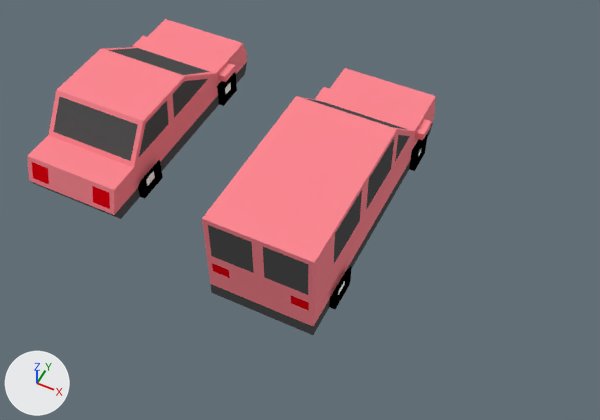
The Blender file Assets/Prefabs/Imported/car.blend: old version first, new version second.
One viewpoint serves both versions: a 50 mm lens placed at (6.35, -9.65, 12.02), pointed at (1.67, -0.27, 0.3). Arrows for +X, +Y and +Z are at lower left; the lights stay in place.

In view in the first picture: 'Mini Truck', 'Sedan'.
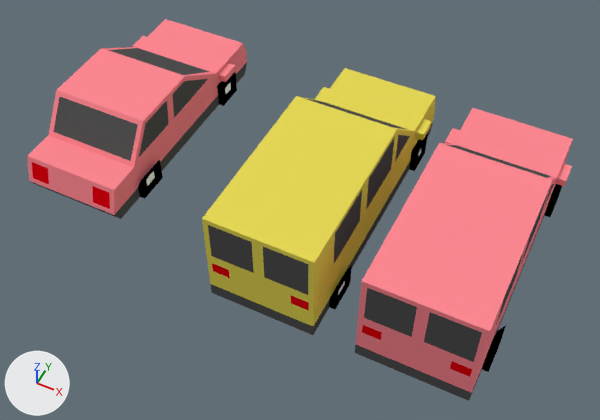
Commit message: 1. Added Yellow Truck Art

What differs and where, as boxes (x1, y1, x2, y2) in the pictures (600 x 420 px):
'Mini Truck.001', added (pink)
    after: (355, 108, 573, 401)
    faces in mat_material (pink #ff8993): (356, 108, 573, 393)
    faces in mat_bodykit (dark grey #545454): (355, 145, 554, 401)
    faces in mat_wheel (black #000000): (482, 184, 562, 372)
    faces in mat_breaklight (red #e70010): (362, 325, 472, 377)
part 1 of me_cube, recoloured (pink to yellow)
    both: (264, 68, 436, 239)
part 2 of me_cube, recoloured (pink to yellow)
    both: (202, 138, 369, 326)

The change, as a list of edits to the scene's bpy script:
```text
Add mat_yellow:
    mat_yellow = diffuse_material('Yellow')
    mat_yellow.base_color = (0.8, 0.693, 0.0943)  # yellow #e7d957
Change me_cube:
    where me_cube.from_pydata(...)  # 117 vertices, 104 faces; spans x -1.18..0.0, y -2.5..3.23, z 0.0..2.0
    used by ob_mini_truck; location = (2.03, 0.0, 0.0)
    me_cube part 1: 30 of the faces centred in x -1.18..-0.27, y 0.2..3.23, z 0.39..2.0 switch from mat_material (pink #ff8993) to mat_yellow (yellow #e7d957)
    me_cube part 2: 21 of the faces centred in x -1.0..-0.05, y -2.5..-0.54, z 0.47..2.0 switch from mat_material (pink #ff8993) to mat_yellow (yellow #e7d957)
Add me_cube_002:
    me_cube_002.from_pydata(...)  # 117 vertices, 104 faces; spans x -1.18..0.0, y -2.5..3.23, z 0.0..2.0
    # faces by material slot: [58, 30, 3, 12, 1]
    me_cube_002.materials.append(mat_material)  # pink #ff8993
    me_cube_002.materials.append(mat_wheel)  # black #000000
    me_cube_002.materials.append(mat_rim)  # white #ffffff
    me_cube_002.materials.append(mat_bodykit)  # dark grey #545454
    me_cube_002.materials.append(mat_breaklight)  # red #e70010
Add ob_mini_truck_001:
    ob_mini_truck_001 = bpy.data.objects.new('Mini Truck.001', me_cube_002)
    ob_mini_truck_001.location = (4.81, 0.0, 0.0)
    _m = ob_mini_truck_001.modifiers.new('Mirror', 'MIRROR')
    _m.use_clip = True
```
